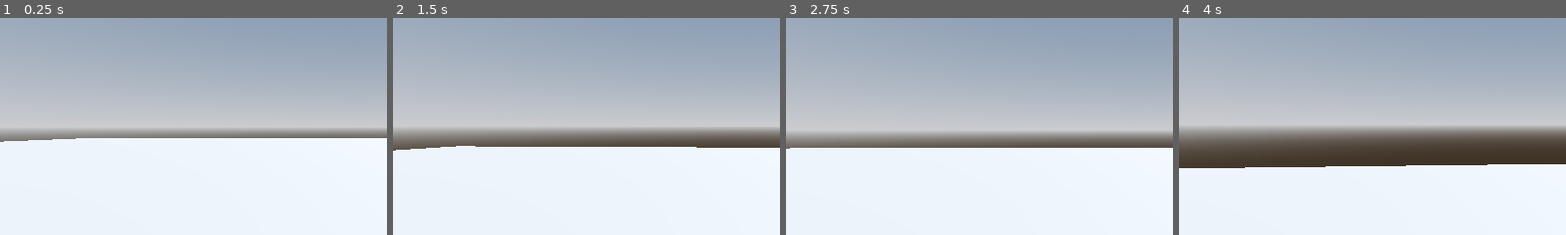
Above: before the commit, frames 1-4 (left to right).
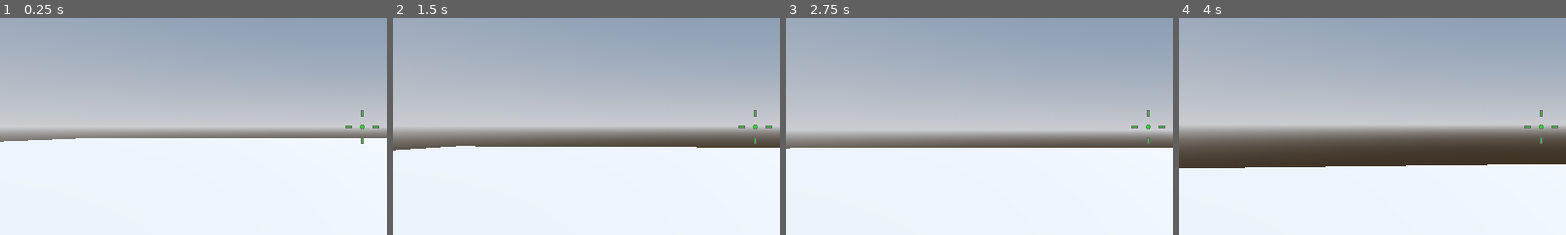
Above: after the commit, the same moments.

Repository: FabioAVSilva/Robo-Rampage
Game: Godot game, scene res://Levels/Sandbox.tscn
Two runs of this game, one before a commit and one after it. Both use one fixed random seed, a clock stepped at 60 frames per second and the inputs below.
Inputs (mouse positions are % of the whole screen's width and height, from its top left):
- Up to frame 1 (0.25 s): no input
- Up to frame 2 (1.5 s): tap Enter at 0.5 s; move the mouse to (55, 50) at 0.52 s; hold W (move_forward) from 0.53 s (still down); tap Space (jump) at 0.77, 1.25 s; move the mouse to (45, 50) at 1.27 s
- Up to frame 3 (2.75 s): keep holding W (move_forward); tap Space (jump) at 1.52 s; tap Enter at 2 s; move the mouse to (52, 48) at 2.02 s
- Up to frame 4 (4 s): keep holding W (move_forward); tap Space (jump) at 2.75, 3.02, 3.77 s; move the mouse to (49, 52) at 2.77 s; move the mouse to (57, 51) at 3.52 s
The pictures show only the part of the screen within x 3-53%, y 25-75%; the shares and areas given below are measured in that part.

The runs differ from the first frame. In frame 1, 0.1% of the frame differs, in the area x 89-98%, y 42-59%; in frame 2, 0.1%; in frame 3, 0.1%; in frame 4, 0.1%.

Commit message:
Added crosshair

Diff:
--- /dev/null
+++ b/Player/crosshair.gd
@@ -0,0 +1,24 @@
+@tool
+extends Control
+
+func _draw() -> void:
+
+	#Center circle
+	draw_circle(Vector2.ZERO, 4.0, Color.DIM_GRAY)
+	draw_circle(Vector2.ZERO, 3.0, Color.LIME_GREEN)
+
+	#Right line
+	draw_line(Vector2(15.0, 0.0), Vector2(25.0, 0.0), Color.DIM_GRAY, 3.0)
+	draw_line(Vector2(16.0, 0.0), Vector2(24.0, 0.0), Color.LIME_GREEN, 1.5)
+
+	#Left line
+	draw_line(Vector2(-15.0, 0.0), Vector2(-25.0, 0.0), Color.DIM_GRAY, 3.0)
+	draw_line(Vector2(-16.0, 0.0), Vector2(-24.0, 0.0), Color.LIME_GREEN, 1.5)
+
+	#Bottom line
+	draw_line(Vector2(0.0, 15.0), Vector2(0.0, 25.0), Color.DIM_GRAY, 3.0)
+	draw_line(Vector2(0.0, 16.0), Vector2(0.0, 24.0), Color.LIME_GREEN, 1.5)
+
+	#Top line
+	draw_line(Vector2(0.0, -15.0), Vector2(0.0, -25.0), Color.DIM_GRAY, 3.0)
+	draw_line(Vector2(0.0, -16.0), Vector2(0.0, -24.0), Color.LIME_GREEN, 1.5)
--- a/Player/player.tscn
+++ b/Player/player.tscn
@@ -1,7 +1,8 @@
-[gd_scene load_steps=5 format=3 uid="uid://388pb8yeqj0h"]
+[gd_scene load_steps=6 format=3 uid="uid://388pb8yeqj0h"]
 
 [ext_resource type="Script" uid="uid://tq83s0ug7ppq" path="res://Player/player.gd" id="1_l8h54"]
 [ext_resource type="Script" uid="uid://4hxuahix6ym0" path="res://Player/smooth_camera.gd" id="2_4ntmi"]
+[ext_resource type="Script" uid="uid://c2uil0sfk02a1" path="res://Player/crosshair.gd" id="3_btcbx"]
 
 [sub_resource type="CapsuleMesh" id="CapsuleMesh_hvfyp"]
 
@@ -23,3 +24,14 @@
 transform = Transform3D(1, 0, 0, 0, 1, 0, 0, 0, 1, 0, 0.3, 0)
 top_level = true
 script = ExtResource("2_4ntmi")
+
+[node name="CenterContainer" type="CenterContainer" parent="."]
+anchors_preset = 15
+anchor_right = 1.0
+anchor_bottom = 1.0
+grow_horizontal = 2
+grow_vertical = 2
+
+[node name="Crosshair" type="Control" parent="CenterContainer"]
+layout_mode = 2
+script = ExtResource("3_btcbx")
Not shown, added: Player/crosshair.gd.uid
